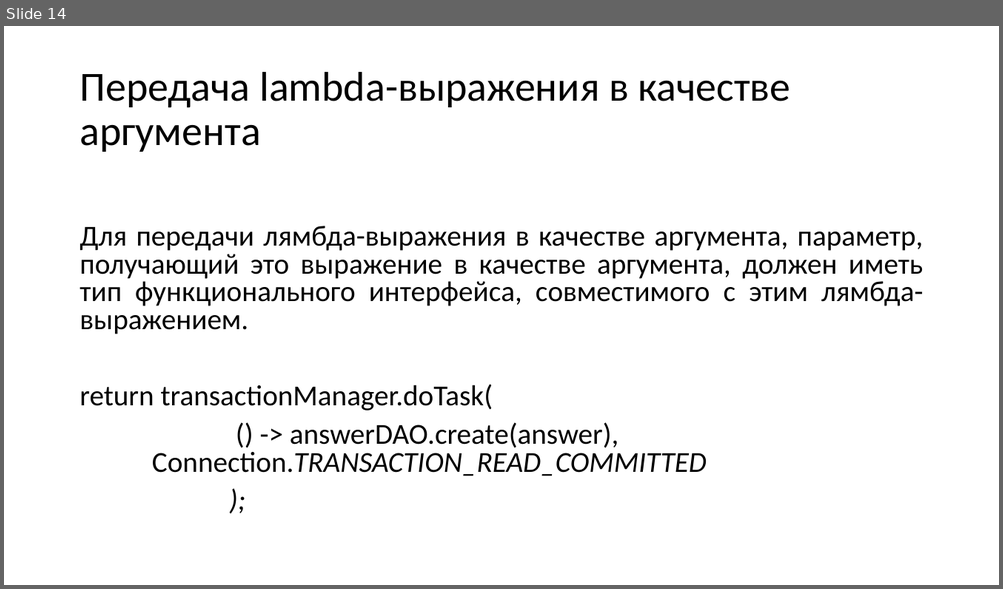
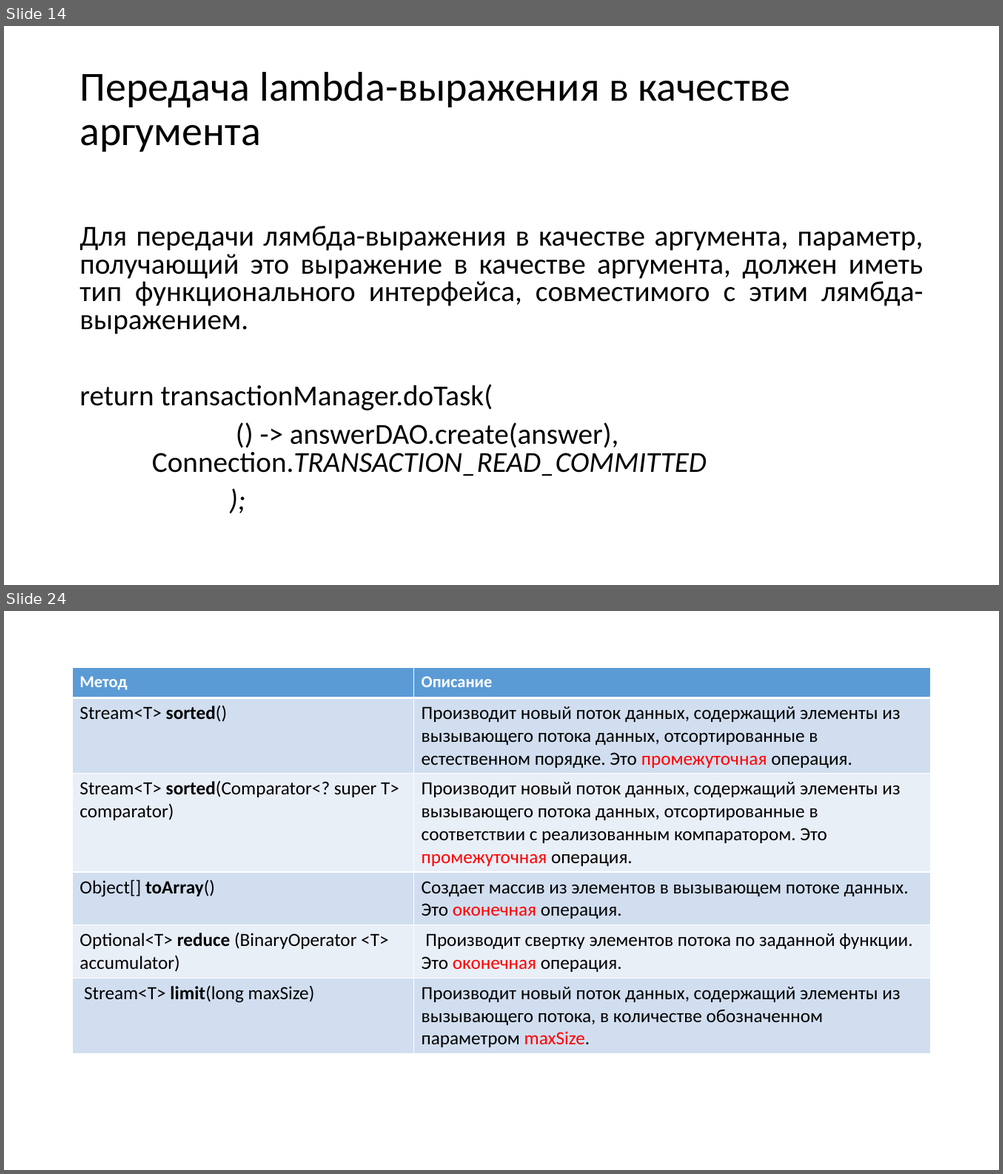
Before and after one commit to infostroytraining/tasks, a slide deck: presentations/java8.pptx. Shown one above the other, each under a label of ours: slide 14 before the commit, slides 14 and 24 after it; the slides between them are not shown. The pictures are 1003x589 and 1003x1174 pixels, drawn with LibreOffice and Linux fonts; fonts in the diff are those of the drawing. Boxes give left, top, right and bottom in pixels: in the first picture for what was removed or moved away, otherwise in the second. Text is boxed around its words. In the diff, an @@ line names an element or a change of style, - is before the commit and + after.

```diff
--- a/presentations/java8.pptx
+++ b/presentations/java8.pptx
@@ slide 24 added at [4,611,999,1170], background #FFFFFF @@
@@ table added at [73,668,930,1051], 6 rows, 2 columns @@
+Метод | Описание
+Stream<T> sorted() | Производит новый поток данных, содержащий элементы из вызывающего потока данных, отсортированные в естественном порядке. Это промежуточная операция.
+Stream<T> sorted(Comparator<? super T> comparator) | Производит новый поток данных, содержащий элементы из вызывающего потока данных, отсортированные в соответствии с реализованным компаратором. Это промежуточная операция.
+Object[] toArray() | Создает массив из элементов в вызывающем потоке данных. Это оконечная операция.
+Optional<T> reduce (BinaryOperator <T> accumulator) | Производит свертку элементов потока по заданной функции. Это оконечная операция.
+Stream<T> limit(long maxSize) | Производит новый поток данных, содержащий элементы из вызывающего потока, в количестве обозначенном параметром maxSize.
```
Also in this commit, not shown: 7 slides changed, 8 other slides added.
